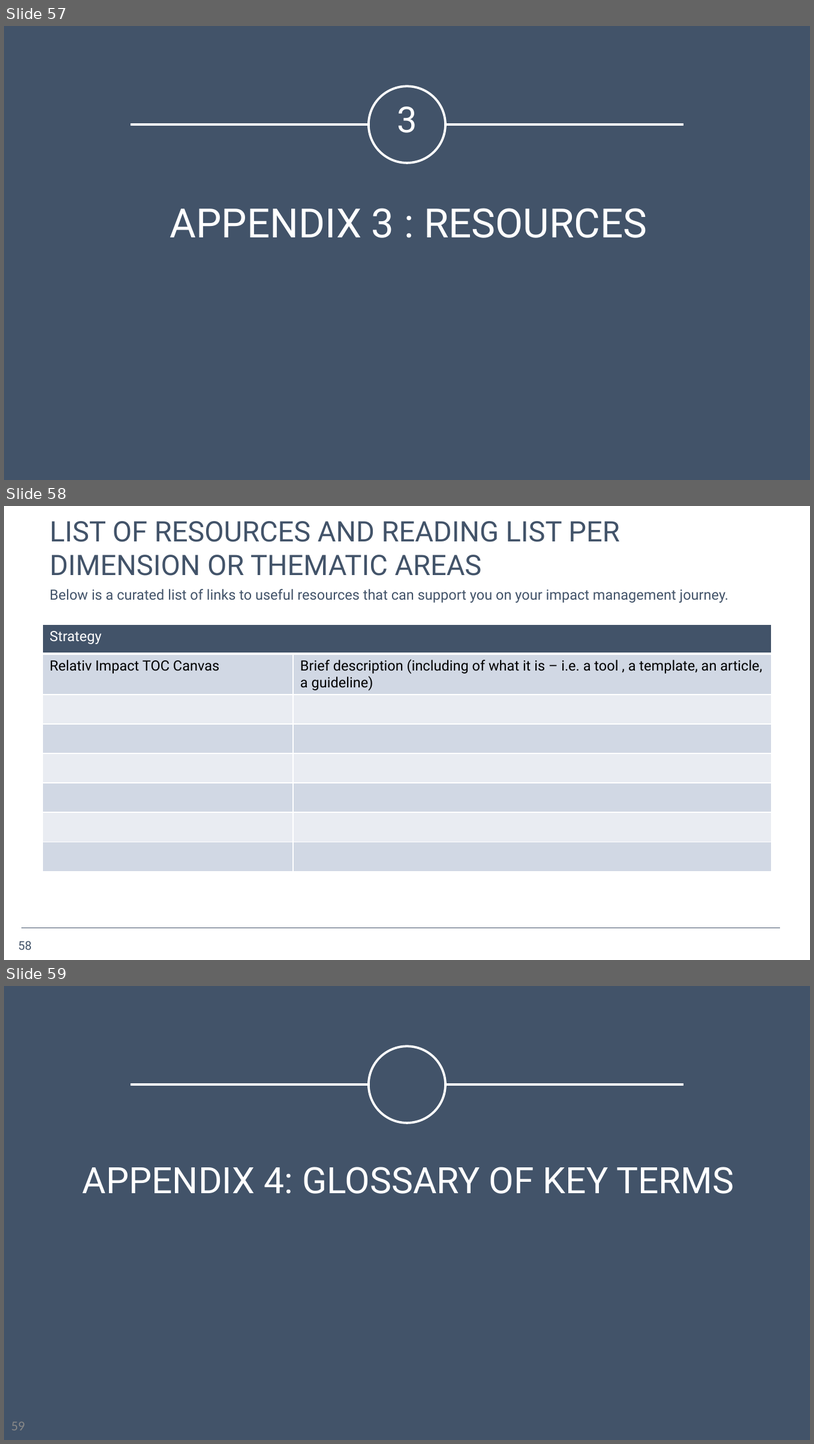
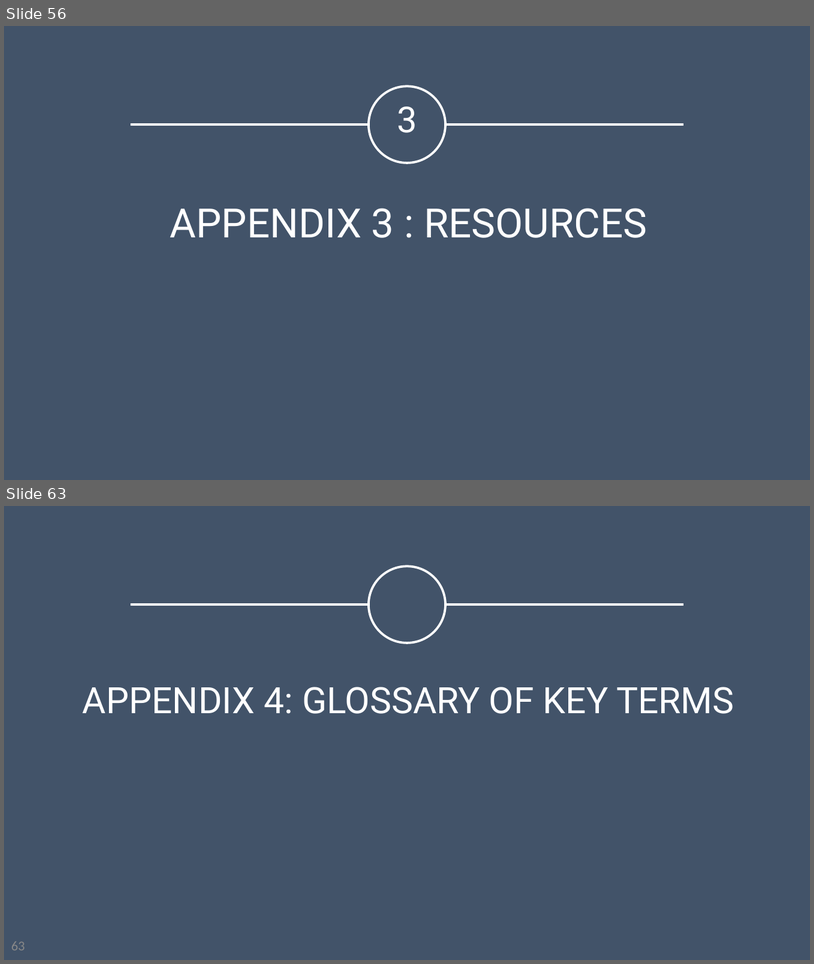
Before and after one commit to opus-meum/power-automate, a slide deck: Capability Assessment Report.pptx. Shown one above the other, each under a label of ours: slides 57, 58 and 59 before the commit, slides 56 and 63 after it; the slides between them are not shown. The pictures are 814x1444 and 814x964 pixels, drawn with LibreOffice and Linux fonts; fonts in the diff are those of the drawing; background and template pictures are left out. Boxes give left, top, right and bottom in pixels: in the first picture for what was removed or moved away, otherwise in the second. Text is boxed around its words. In the diff, an @@ line names an element or a change of style, - is before the commit and + after.

```diff
--- a/Capability Assessment Report.pptx
+++ b/Capability Assessment Report.pptx
@@ slide 58 removed at (4,506,810,960), background #FFFFFF @@
@@ title removed at (50,521,620,576) @@
-LIST OF RESOURCES AND READING LIST PER DIMENSION OR THEMATIC AREAS
@@ text removed at (50,589,729,603) @@
-Below is a curated list of links to useful resources that can support you on your impact management journey.
@@ table removed at (42,624,772,872), 8 rows, 2 columns @@
-Strategy | 
-Relativ Impact TOC Canvas | Brief description (including of what it is – i.e. a tool , a template, an article, a guideline)
- | 
- | 
- | 
- | 
- | 
- | 
@@ line removed from (21, 928) to (780, 928) @@
@@ page number removed at (18,940,32,949) @@
-58
@@ what was slide 57 is now slide 56 @@
@@ what was slide 59 is now slide 63 @@
@@ page number at (11,941,25,950): text changed @@
-59
+63
```
Also in this commit, not shown: 2 slides changed, 6 slides added, 1 other slide removed, 17 other files.
